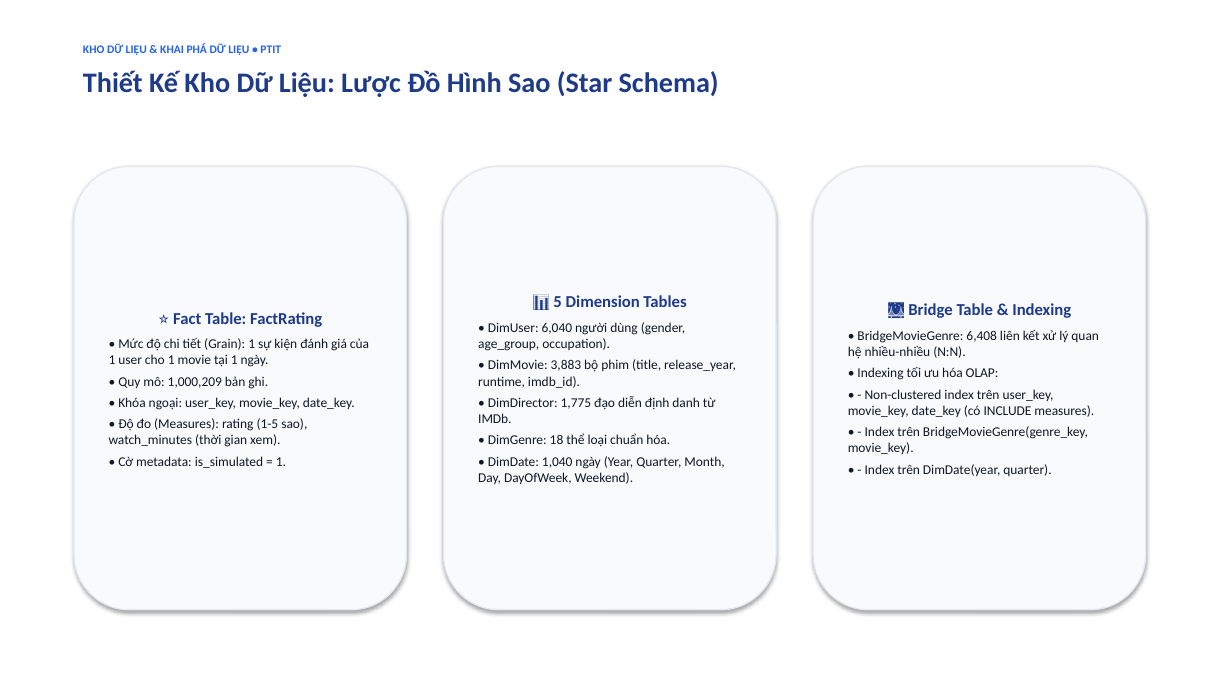
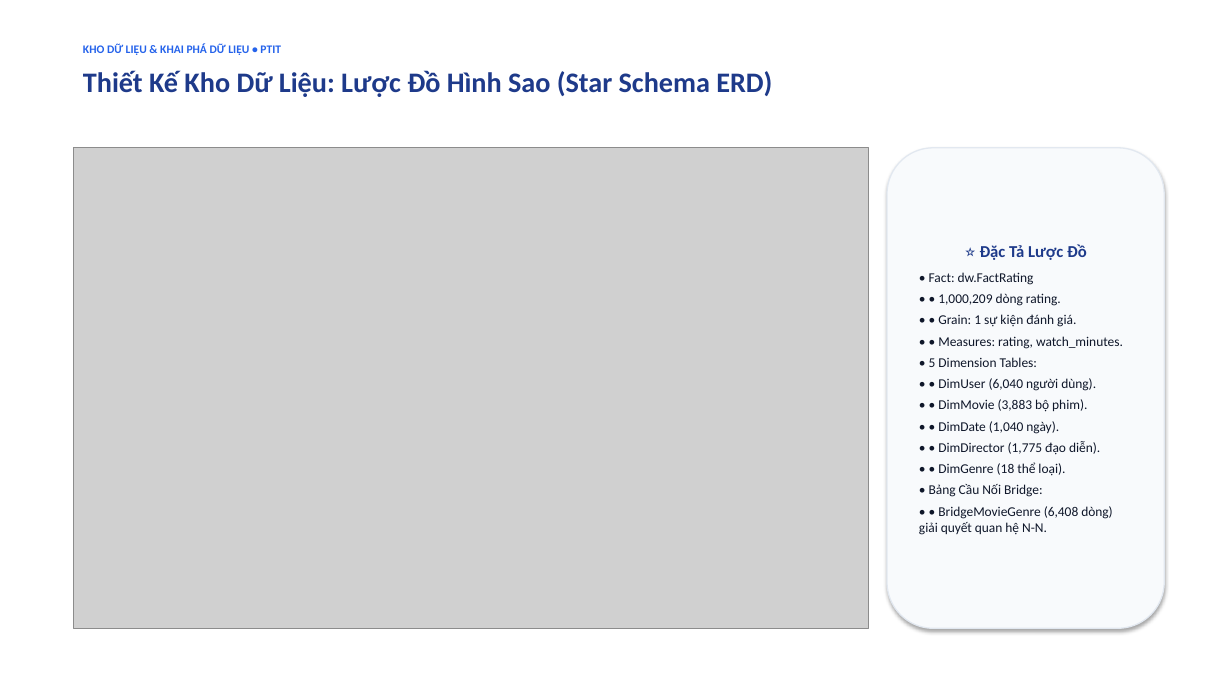
Before and after one commit to luandz123/kho-du-lieu-va-khai-pha-du-lieu-cuoi-ky, a slide deck: slide 5 of slides/presentation.pptx (slide 4 before the commit). Drawn at 1232x693 pixels with LibreOffice and Linux fonts; fonts in the diff are those of the drawing; grey boxes stand for pictures. Boxes give left, top, right and bottom in pixels: in the first picture for what was removed or moved away, otherwise in the second. Text is boxed around its words. In the diff, an @@ line names an element or a change of style, - is before the commit and + after.

Commit message:
docs: add 4-tier OLAM architecture diagram, star schema diagram, and 2-member workload division to slides, web app and report

```diff
--- a/slides/presentation.pptx
+++ b/slides/presentation.pptx
@@ text at [83,70,772,97]: text changed @@
-Thiết Kế Kho Dữ Liệu: Lược Đồ Hình Sao (Star Schema)
+Thiết Kế Kho Dữ Liệu: Lược Đồ Hình Sao (Star Schema ERD)
@@ picture added at [74,148,869,628] @@
@@ rounded rectangle "⭐ Đặc Tả Lược Đồ": place and size @@
-rounded rectangle "⭐ Đặc Tả Lược Đồ" at [444,166,776,610]
+rounded rectangle "⭐ Đặc Tả Lược Đồ" at [887,148,1165,628]
@@ rounded rectangle removed at [74,166,407,610] @@
-⭐ Fact Table: FactRating
-• Mức độ chi tiết (Grain): 1 sự kiện đánh giá của 1 user cho 1 movie tại 1 ngày.
-• Quy mô: 1,000,209 bản ghi.
-• Khóa ngoại: user_key, movie_key, date_key.
-• Độ đo (Measures): rating (1-5 sao), watch_minutes (thời gian xem).
-• Cờ metadata: is_simulated = 1.
@@ rounded rectangle removed at [813,166,1146,610] @@
-🌉 Bridge Table & Indexing
-• BridgeMovieGenre: 6,408 liên kết xử lý quan hệ nhiều-nhiều (N:N).
-• Indexing tối ưu hóa OLAP:
-• - Non-clustered index trên user_key, movie_key, date_key (có INCLUDE measures).
-• - Index trên BridgeMovieGenre(genre_key, movie_key).
-• - Index trên DimDate(year, quarter).
@@ text in rounded rectangle at [919,244,1123,535]: text changed @@
-📊 5 Dimension Tables
-• DimUser: 6,040 người dùng (gender, age_group, occupation).
-• DimMovie: 3,883 bộ phim (title, release_year, runtime, imdb_id).
-• DimDirector: 1,775 đạo diễn định danh từ IMDb.
-• DimGenre: 18 thể loại chuẩn hóa.
-• DimDate: 1,040 ngày (Year, Quarter, Month, Day, DayOfWeek, Weekend).
+⭐ Đặc Tả Lược Đồ
+• Fact: dw.FactRating
+• • 1,000,209 dòng rating.
+• • Grain: 1 sự kiện đánh giá.
+• • Measures: rating, watch_minutes.
+• 5 Dimension Tables:
+• • DimUser (6,040 người dùng).
+• • DimMovie (3,883 bộ phim).
+• • DimDate (1,040 ngày).
+• • DimDirector (1,775 đạo diễn).
+• • DimGenre (18 thể loại).
+• Bảng Cầu Nối Bridge:
+• • BridgeMovieGenre (6,408 dòng) giải quyết quan hệ N-N.
```
Also in this commit, not shown: 2 other slides changed, 2 slides added, 8 other files.
